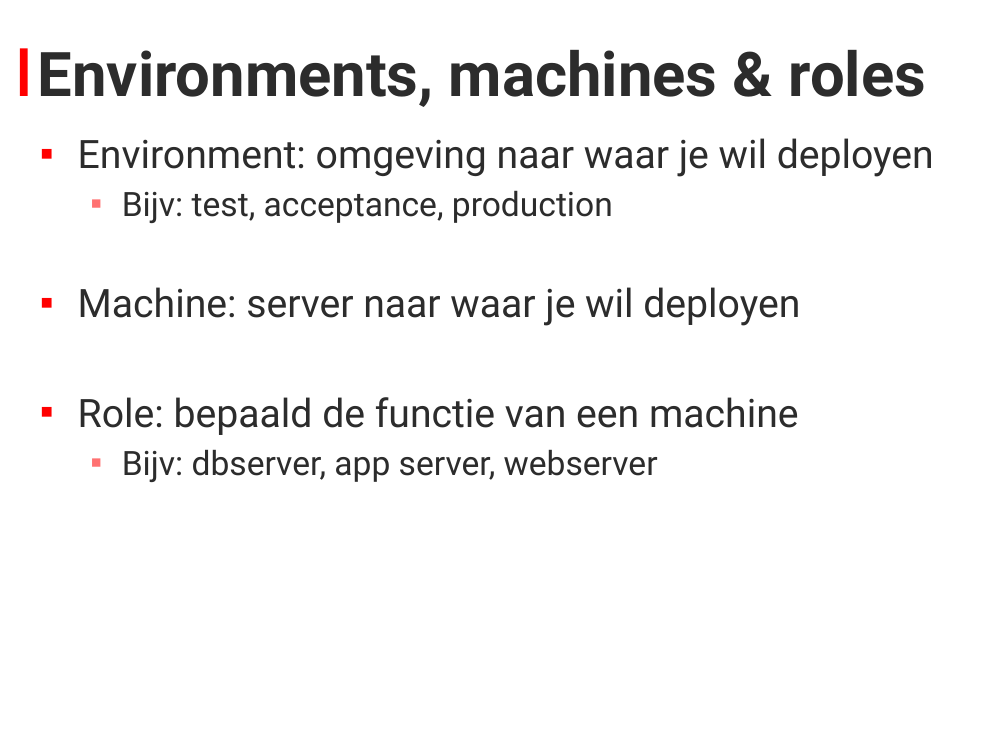
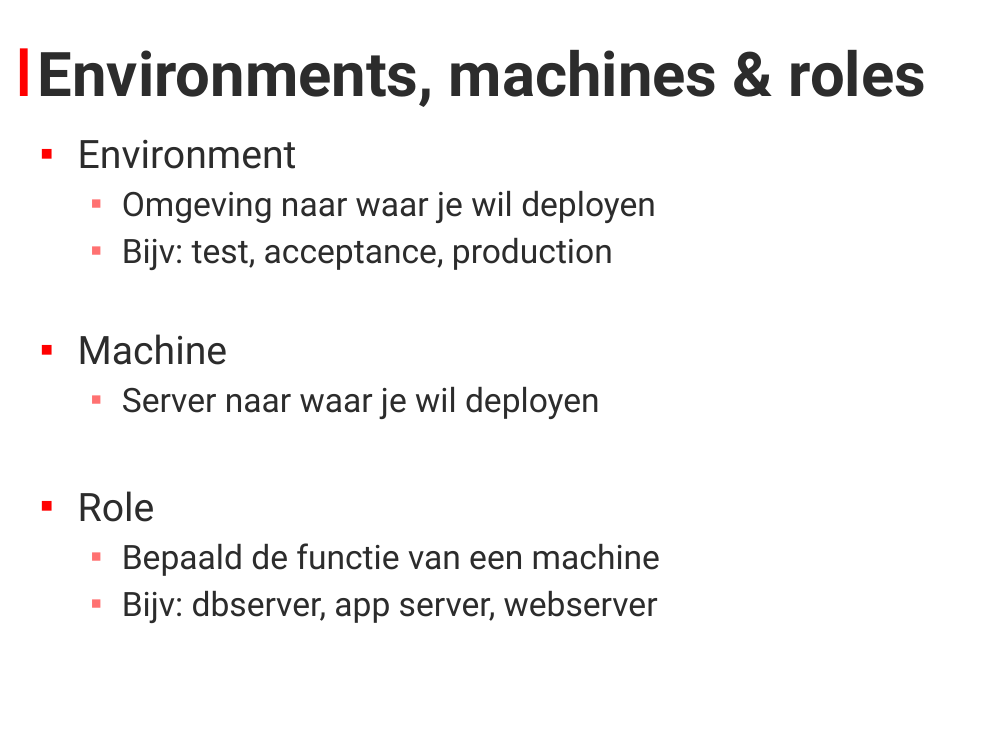
Before and after one commit to stevenlauwers22/OctopusDeploy.Bootcamp, a slide deck: slide 8 of Presentatie.pptx. Drawn at 1008x756 pixels with LibreOffice and Linux fonts; fonts in the diff are those of the drawing; background and template pictures are left out. Boxes give left, top, right and bottom in pixels: in the first picture for what was removed or moved away, otherwise in the second. Text is boxed around its words. In the diff, an @@ line names an element or a change of style, - is before the commit and + after.

```diff
--- a/Presentatie.pptx
+++ b/Presentatie.pptx
@@ text at (78,139,656,223): text changed; size 28 to 24 pt @@
-▪ Environment: omgeving naar waar je wil deployen
+▪ Environment
+  ▪ Omgeving naar waar je wil deployen
@@ text at (78,334,660,576): text changed; size 28 to 24 pt @@
-▪ Machine: server naar waar je wil deployen
-▪ Role: bepaald de functie van een machine
+▪ Machine
+  ▪ Server naar waar je wil deployen
+▪ Role
+  ▪ Bepaald de functie van een machine
```
Also in this commit, not shown: 3 other slides changed, 3 slides added, 1 other file.
